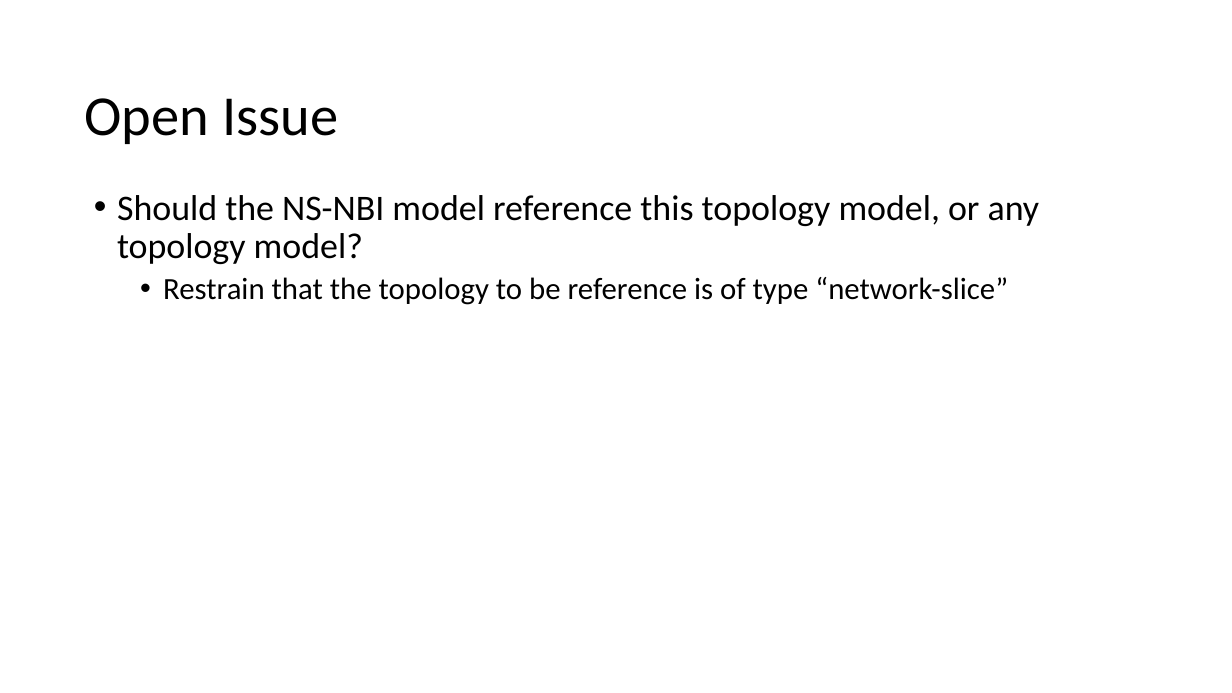
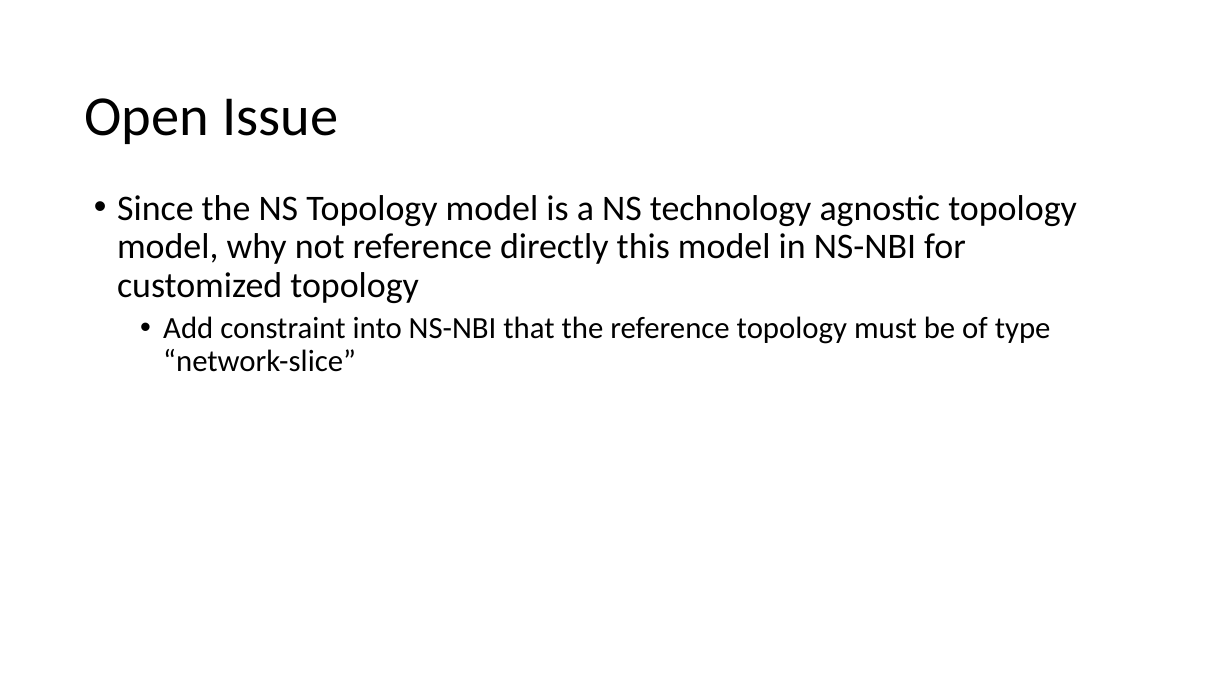
Before and after one commit to aguoietf/Public_material_for_standards, a slide deck: slide 8 of draft-liu-teas-transport-network-slice-yang-06.pptx. Drawn at 1232x693 pixels with LibreOffice and Linux fonts; fonts in the diff are those of the drawing. Boxes give left, top, right and bottom in pixels: in the first picture for what was removed or moved away, otherwise in the second. Text is boxed around its words. In the diff, an @@ line names an element or a change of style, - is before the commit and + after.

Commit message:
update slides

```diff
--- a/draft-liu-teas-transport-network-slice-yang-06.pptx
+++ b/draft-liu-teas-transport-network-slice-yang-06.pptx
@@ text at [117, 195, 1077, 372]: text changed @@
-• Should the NS-NBI model reference this topology model, or any topology model?
-  • Restrain that the topology to be reference is of type “network-slice”
+• Since the NS Topology model is a NS technology agnostic topology model, why not reference directly this model in NS-NBI for customized topology
+  • Add constraint into NS-NBI that the reference topology must be of type “network-slice”
```
Also in this commit, not shown: 2 other slides changed, 1 other file.
